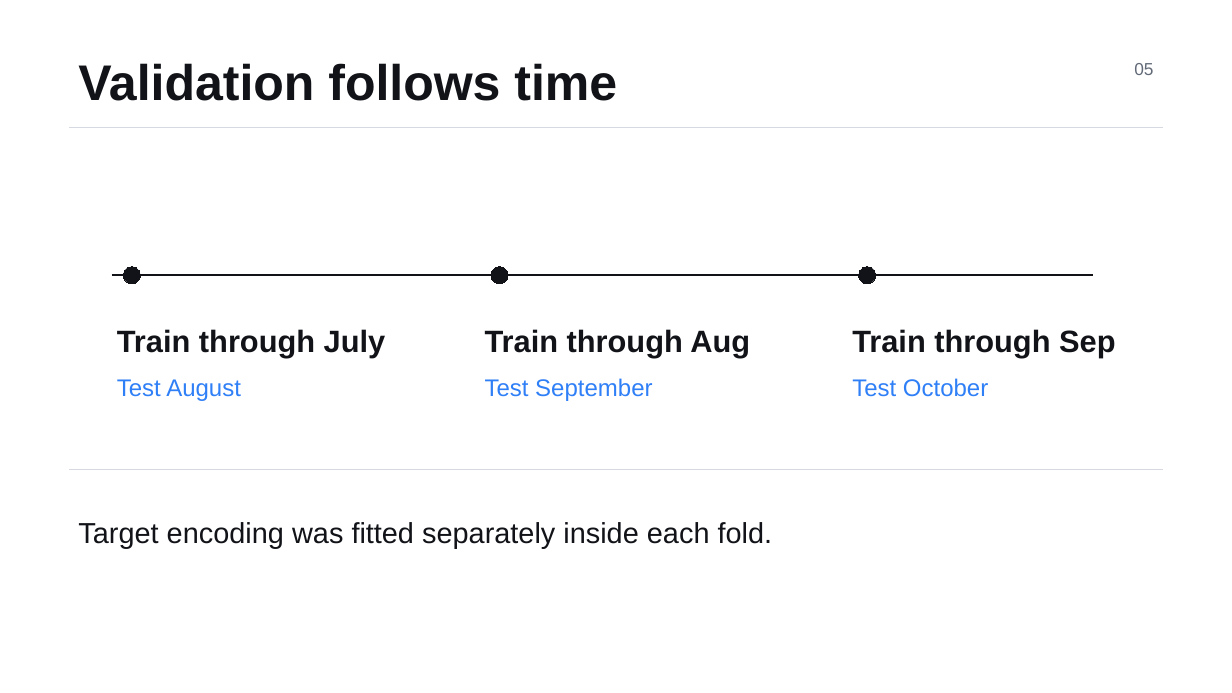
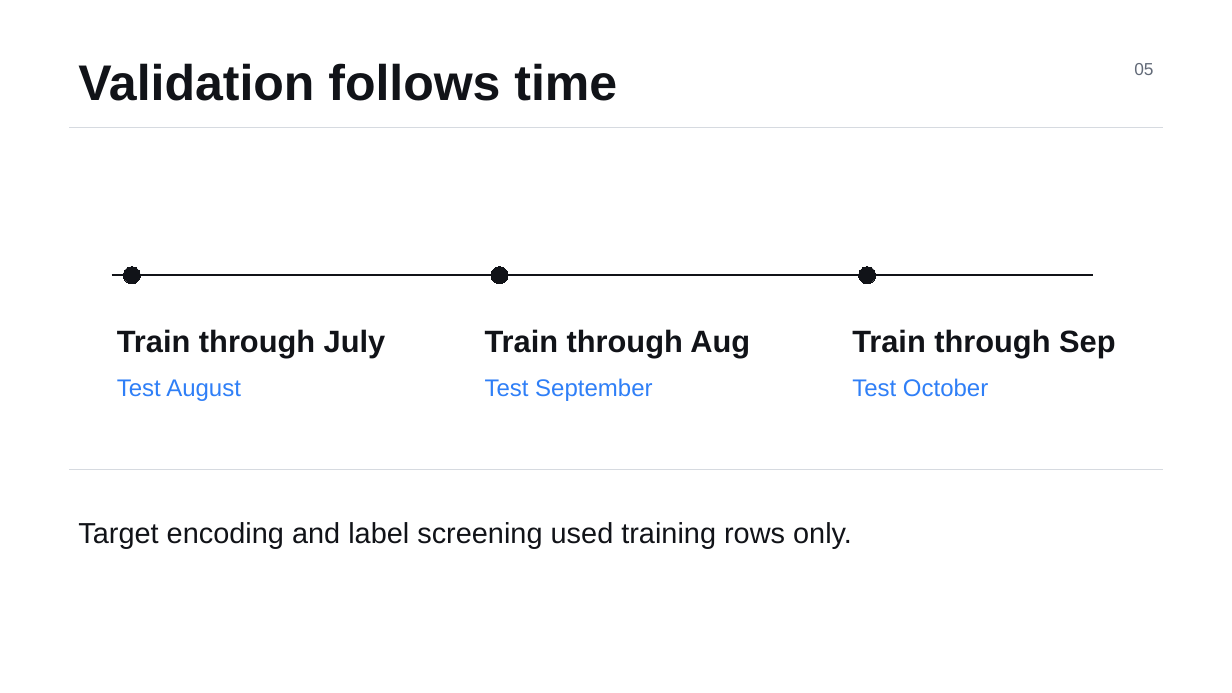
Before and after one commit to 61j3t/spotter-freight-rate-ml, a slide deck: slide 5 of Freight_Rate_Prediction_Minimal.pptx. Drawn at 1232x693 pixels with LibreOffice and Linux fonts; fonts in the diff are those of the drawing. Boxes give left, top, right and bottom in pixels: in the first picture for what was removed or moved away, otherwise in the second. Text is boxed around its words. In the diff, an @@ line names an element or a change of style, - is before the commit and + after.

```diff
--- a/Freight_Rate_Prediction_Minimal.pptx
+++ b/Freight_Rate_Prediction_Minimal.pptx
@@ text at box(78, 522, 852, 548): text changed @@
-Target encoding was fitted separately inside each fold.
+Target encoding and label screening used training rows only.
```
Also in this commit, not shown: 2 other slides changed, 17 other files.
